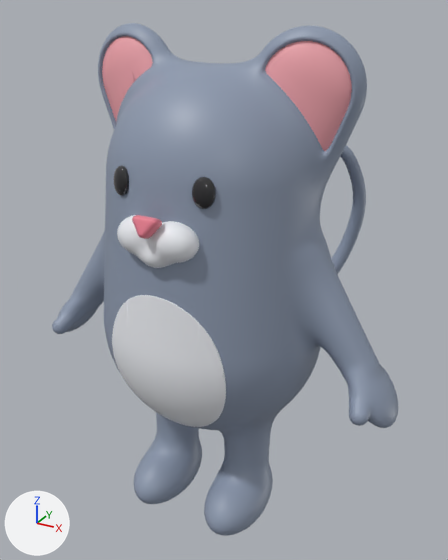
An edit to the glTF model models/Mouse.glb, drawn before and after from the same camera.
Rendered twice from a 50 mm camera at (0.611, -1.056, 1.079) aimed at (-0.015, 0.082, 0.51). Every picture has the same lights, and +X, +Y and +Z are marked at lower left. The first picture is the older version. Vertices at exactly the same position are counted once.

The first picture shows 'Mouse'.
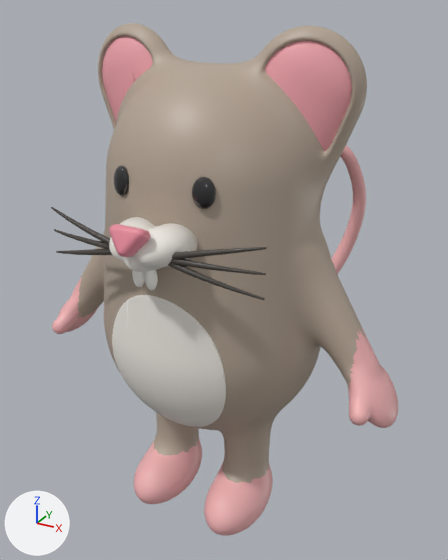
What changed in the scene script:
```text
Change mat_skin:
    mat_skin.base_color: (0.27, 0.323, 0.429) -> (0.462, 0.376, 0.301)  # greyish blue #8e9aaf -> beige #b5a595
Add mat_whisker:
    mat_whisker = principled_material('Whisker')
    mat_whisker.base_color = (0.0685, 0.0595, 0.0513)  # dark grey #4a4540
    mat_whisker.roughness = 0.46
Add mat_pink:
    mat_pink = principled_material('Pink')
    mat_pink.base_color = (0.888, 0.451, 0.456)  # pink #f2b3b4
    mat_pink.roughness = 0.46
Add mat_tooth:
    mat_tooth = principled_material('Tooth')
    mat_tooth.base_color = (0.965, 0.956, 0.913)  # white #fbfaf5
    mat_tooth.roughness = 0.46
Change me_skin:
    used by ob_mouse; location = (0.0, 0.0, 0.0)
    remove me_skin.from_pydata(...)  # 15988 vertices, 31938 faces; spans x -0.423..0.423, y -0.243..0.495, z 0.0..1.051
    add me_skin.from_pydata(...)  # 16540 vertices, 32962 faces; spans x -0.423..0.423, y -0.301..0.495, z 0.0..1.051
    me_skin part 1: the loose piece of 188 vertices spanning x -0.027..0.027, y -0.243..-0.207, z 0.71..0.75 is scaled about its middle by 1.35, then moved by (0.0, -0.052, -0.01)
    me_skin part 2: a new loose piece, a UV sphere (16 segments, 8 rings, poles along z) spanning x 0.001..0.026, y -0.245..-0.227, z 0.618..0.666, in mat_tooth (white #fbfaf5)
    me_skin part 3: a new loose piece, a UV sphere (16 segments, 8 rings, poles along z) spanning x -0.026..-0.001, y -0.245..-0.227, z 0.618..0.666, in mat_tooth (white #fbfaf5)
    me_skin part 4: a new loose piece of 54 vertices spanning x 0.033..0.226, y -0.245..-0.213, z 0.678..0.732, in mat_whisker (dark grey #4a4540)
    me_skin part 5: a new loose piece of 54 vertices spanning x 0.034..0.226, y -0.245..-0.213, z 0.678..0.693, in mat_whisker (dark grey #4a4540)
    me_skin part 6: a new loose piece of 54 vertices spanning x 0.033..0.226, y -0.245..-0.213, z 0.638..0.692, in mat_whisker (dark grey #4a4540)
    me_skin part 7: a new loose piece of 54 vertices spanning x -0.226..-0.033, y -0.245..-0.213, z 0.678..0.732, in mat_whisker (dark grey #4a4540)
    me_skin part 8: a new loose piece of 54 vertices spanning x -0.226..-0.034, y -0.245..-0.213, z 0.678..0.693, in mat_whisker (dark grey #4a4540)
    me_skin part 9: a new loose piece of 54 vertices spanning x -0.226..-0.033, y -0.245..-0.213, z 0.638..0.692, in mat_whisker (dark grey #4a4540)
    me_skin part 10: 3 vertices moved from x -0.045..-0.041, y -0.162..-0.157, z 0.706..0.72 to x -0.053..-0.049, y -0.166..-0.157, z 0.707..0.722; 958 vertices removed from x -0.083..0.083, y -0.227..-0.156, z 0.646..0.737; 958 vertices added at x -0.08..0.08, y -0.281..-0.155, z 0.649..0.734
    me_skin part 11: 7818 faces spanning x -0.423..0.423, y -0.164..0.495, z 0.0..0.803 switch from mat_skin (greyish blue #8e9aaf) to mat_pink (pink #f2b3b4)
    add me_skin.materials.append(mat_tooth)  # white #fbfaf5
    add me_skin.materials.append(mat_whisker)  # dark grey #4a4540
```

Where the change shows, as pixel boxes (x1, y1, x2, y2) in the pictures (448 x 560 px; the box of a moved part takes in the faces that stretch with it):
'Mouse', recoloured, reshaped (greyish blue to beige): before (52, 23, 398, 536); after (51, 23, 398, 536)
part 1 of me_skin, moved or reshaped: before (132, 215, 162, 239); after (109, 224, 150, 257)
part 2 of me_skin, added: after (145, 270, 158, 290)
part 3 of me_skin, added: after (132, 270, 145, 287)
part 4 of me_skin, added: after (172, 247, 266, 259)
part 5 of me_skin, added: after (170, 259, 266, 275)
part 6 of me_skin, added: after (168, 263, 265, 300)
part 7 of me_skin, added: after (51, 207, 110, 245)
part 8 of me_skin, added: after (54, 229, 110, 250)
part 9 of me_skin, added: after (56, 248, 112, 255)
part 10 of me_skin, moved or reshaped: before (117, 215, 199, 268); after (109, 217, 198, 272)
part 11 of me_skin, recoloured: (52, 145, 398, 536) in both
